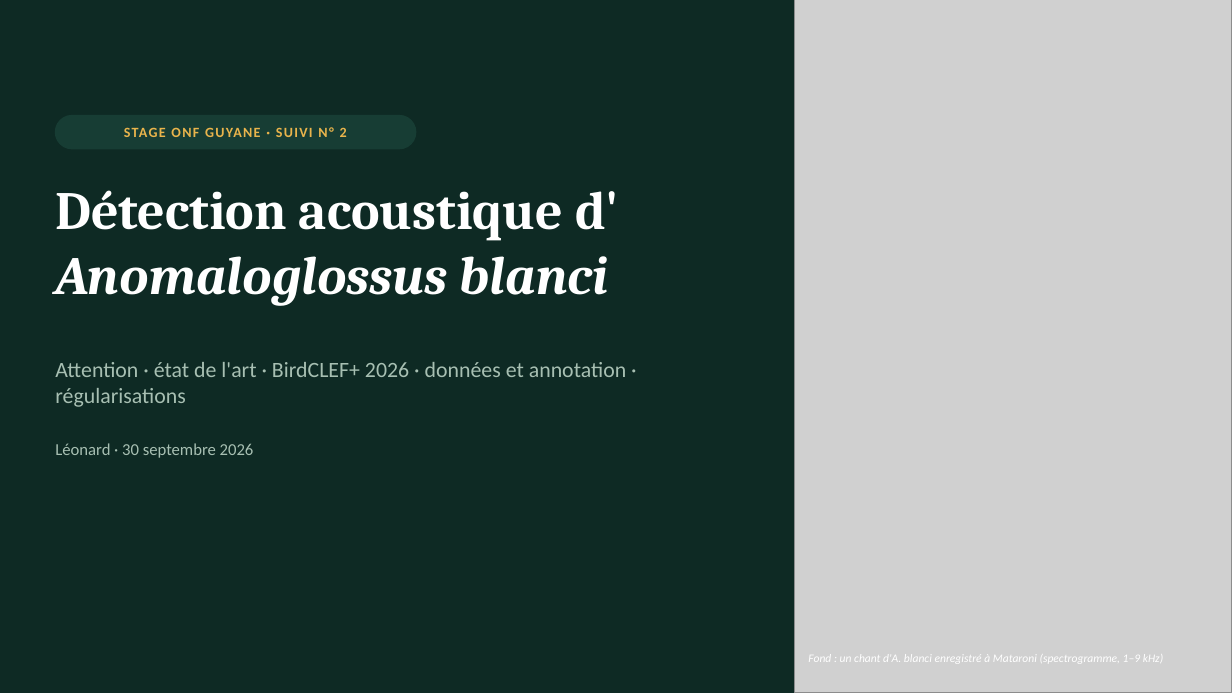
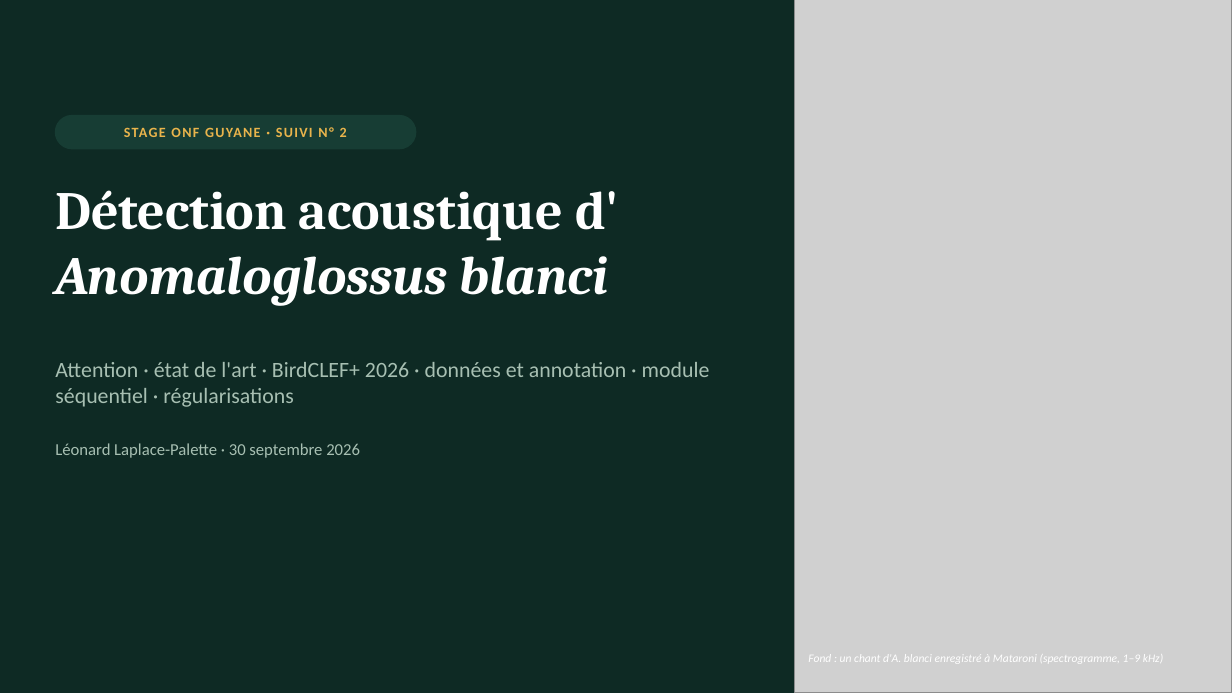
Before and after one commit to Rumble-Paw-Patrol/Grenouille, a slide deck: slide 1 of documentation/prez/presentation_suivi_2.pptx. Drawn at 1232x693 pixels with LibreOffice and Linux fonts; fonts in the diff are those of the drawing; grey boxes stand for pictures. Boxes give left, top, right and bottom in pixels: in the first picture for what was removed or moved away, otherwise in the second. Text is boxed around its words. In the diff, an @@ line names an element or a change of style, - is before the commit and + after.

```diff
--- a/documentation/prez/presentation_suivi_2.pptx
+++ b/documentation/prez/presentation_suivi_2.pptx
@@ text at bbox=[55, 362, 710, 407]: text changed @@
-Attention · état de l'art · BirdCLEF+ 2026 · données et annotation · régularisations
+Attention · état de l'art · BirdCLEF+ 2026 · données et annotation · module séquentiel · régularisations
@@ text at bbox=[55, 443, 360, 458]: text changed @@
-Léonard · 30 septembre 2026
+Léonard Laplace-Palette · 30 septembre 2026
```
Also in this commit, not shown: 9 other slides changed, 5 slides added, 4 slides removed, 20 other files.
